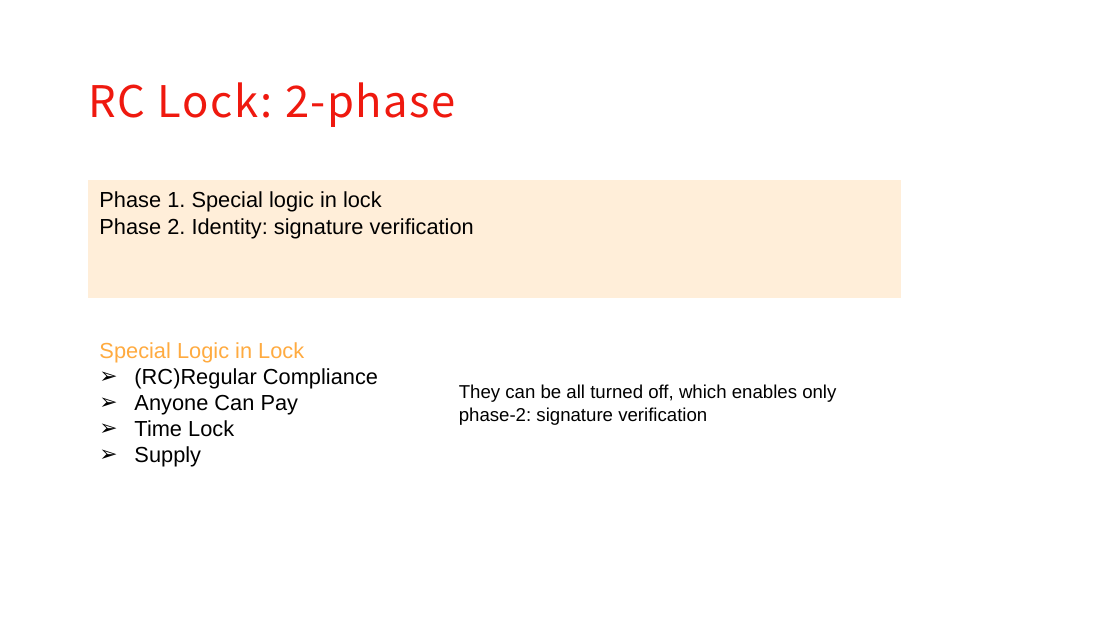
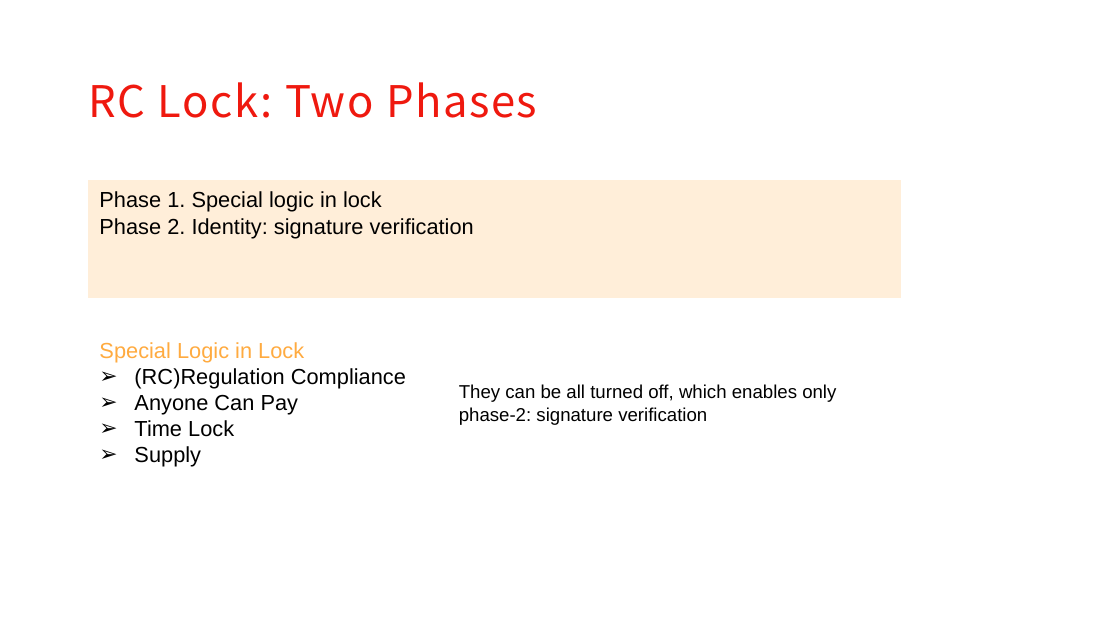
Before and after one commit to XuJiandong/docs-bank, a slide deck: slide 7 of presentation.pptx. Drawn at 1120x630 pixels with LibreOffice and Linux fonts; fonts in the diff are those of the drawing; background and template pictures are left out. Boxes give left, top, right and bottom in pixels: in the first picture for what was removed or moved away, otherwise in the second. Text is boxed around its words. In the diff, an @@ line names an element or a change of style, - is before the commit and + after.

```diff
--- a/presentation.pptx
+++ b/presentation.pptx
@@ text at (88, 82, 537, 118): text changed @@
-RC Lock: 2-phase
+RC Lock: Two Phases
@@ text at (134, 368, 406, 389): text changed @@
-➢ (RC)Regular Compliance
+➢ (RC)Regulation Compliance
```
Also in this commit, not shown: 5 other slides changed.
